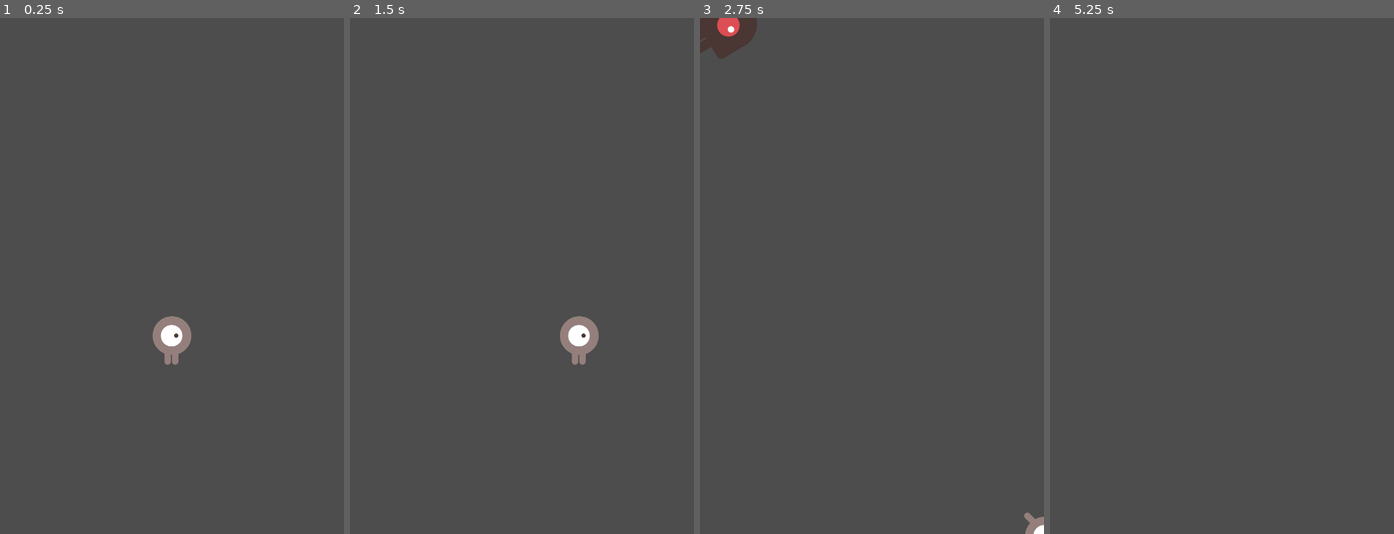
Above: before the commit, frames 1-4 (left to right).
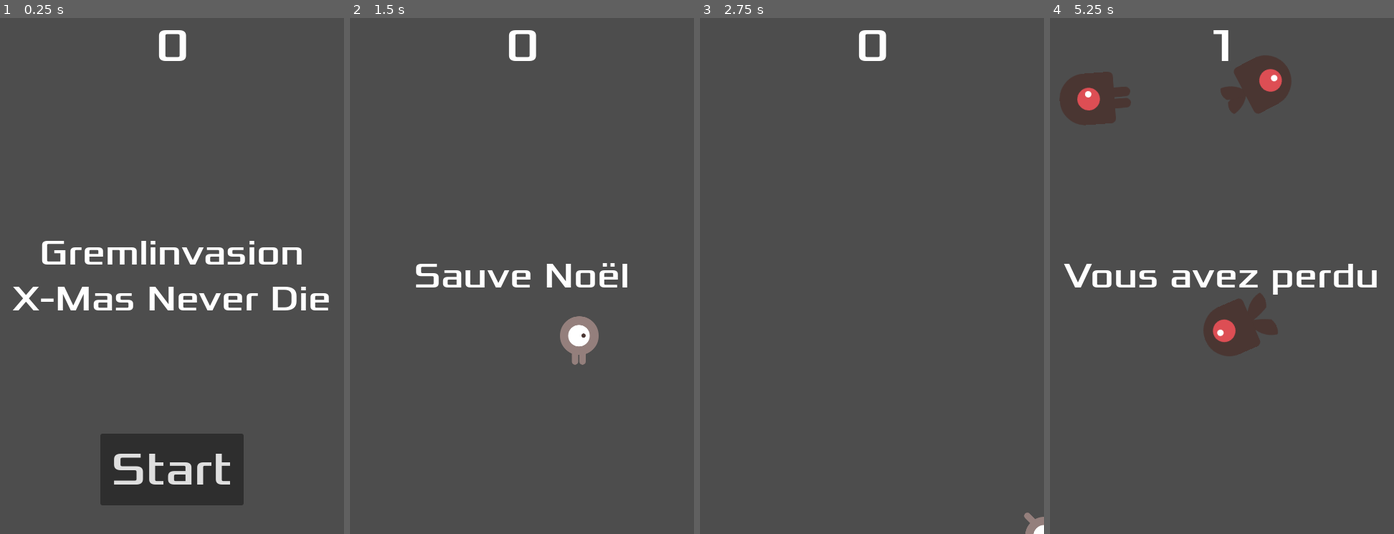
Above: after the commit, the same moments.

Repository: RogerBytes-Softworks/GodotLearning
Game: Godot game, scene res://main.tscn
Same seed, same stepped clock (60 frames per second), same inputs: the game is played once before the commit and once after it.
Inputs (mouse positions are in pixels of both pictures, inside the frame that each line leads up to):
- Up to frame 1 (0.25 s): no input
- Up to frame 2 (1.5 s): click (522, 472) at 0.5 s, where only the run after the commit has a clickable "Start"; tap Enter at 1.25 s; hold Right (move_right) from 1.28 s (still down)
- Up to frame 3 (2.75 s): release Right (move_right) at 2.03 s; hold Down (move_down) from 2.03 s (still down)
- Up to frame 4 (5.25 s): release Down (move_down) at 2.78 s; hold Right (move_right) 2.78-3.53 s; hold Up (move_up) 3.53-4.28 s; hold Left (move_left) from 4.28 s (still down)

The runs differ from the first frame. In frame 1, 9.8% of the frame differs, in the area x 3-96%, y 2-95%; in frame 2, 1.5%; in frame 3, 1.3%; in frame 4, 6.3%.

Commit message:
no comment

Diff:
--- /dev/null
+++ b/05-my-first-2D-game/HUD.gd
@@ -0,0 +1,38 @@
+extends CanvasLayer
+
+
+# Notifie "Main" que le bouton a été préssé
+signal start_game
+
+
+func show_message(text):
+	$Message.text = text
+	$Message.show()
+	$MessageTimer.start()
+
+
+#Cette fonction est appelée lorsque le joueur perd. Elle affiche "Vous avez perdu" pendant 2 secondes, puis retourne à l'écran d'accueil et, après une brève pause, affiche le bouton "Start".
+func show_game_over():
+	show_message("Vous avez perdu")
+	# le await permet d'attendre la fin du coutdown de messagetimer
+	await $MessageTimer.timeout
+
+	$Message.text = "Gremlinvasion
+X-Mas Never Die"
+	$Message.show()
+
+	# faire un timer unique and attendre sa fin
+	await get_tree().create_timer(1.0).timeout
+	$StartButton.show()
+
+func update_score(score):
+	$ScoreLabel.text = str(score)
+
+
+func _on_message_timer_timeout():
+	$Message.hide()
+
+
+func _on_start_button_pressed():
+	$StartButton.hide()
+	start_game.emit()
--- /dev/null
+++ b/05-my-first-2D-game/hud.tscn
@@ -0,0 +1,63 @@
+[gd_scene load_steps=3 format=3 uid="uid://ky304mtiktpk"]
+
+[ext_resource type="Script" path="res://HUD.gd" id="1_7aij4"]
+[ext_resource type="FontFile" uid="uid://bo5edq6vp60s7" path="res://fonts/Xolonium-Regular.ttf" id="2_acm6b"]
+
+[node name="HUD" type="CanvasLayer"]
+script = ExtResource("1_7aij4")
+
+[node name="ScoreLabel" type="Label" parent="."]
+anchors_preset = 5
+anchor_left = 0.5
+anchor_right = 0.5
+offset_left = -22.5
+offset_right = 22.5
+offset_bottom = 81.0
+grow_horizontal = 2
+theme_override_fonts/font = ExtResource("2_acm6b")
+theme_override_font_sizes/font_size = 64
+text = "0"
+horizontal_alignment = 1
+
+[node name="Message" type="Label" parent="."]
+anchors_preset = 8
+anchor_left = 0.5
+anchor_top = 0.5
+anchor_right = 0.5
+anchor_bottom = 0.5
+offset_left = -240.0
+offset_top = -81.0
+offset_right = 240.0
+offset_bottom = 81.0
+grow_horizontal = 2
+grow_vertical = 2
+theme_override_fonts/font = ExtResource("2_acm6b")
+theme_override_font_sizes/font_size = 50
+text = "Gremlinvasion
+X-Mas Never Die"
+horizontal_alignment = 1
+vertical_alignment = 1
+autowrap_mode = 2
+
+[node name="StartButton" type="Button" parent="."]
+anchors_preset = 7
+anchor_left = 0.5
+anchor_top = 1.0
+anchor_right = 0.5
+anchor_bottom = 1.0
+offset_left = -100.0
+offset_top = -140.0
+offset_right = 100.0
+offset_bottom = -40.0
+grow_horizontal = 2
+grow_vertical = 0
+theme_override_fonts/font = ExtResource("2_acm6b")
+theme_override_font_sizes/font_size = 64
+text = "Start"
+
+[node name="MessageTimer" type="Timer" parent="."]
+wait_time = 2.0
+one_shot = true
+
+[connection signal="pressed" from="StartButton" to="." method="_on_start_button_pressed"]
+[connection signal="timeout" from="MessageTimer" to="." method="_on_message_timer_timeout"]
--- a/05-my-first-2D-game/main.gd
+++ b/05-my-first-2D-game/main.gd
@@ -5,19 +5,33 @@
 
 
 func _ready():
-	new_game()
+	# j'enlève new_game() du ready(), car j'ai mon HUD qui s'en charge, sinon le jeu va se lancer seul
+	# new_game()
+	pass
 
 func game_over():
 	$ScoreTimer.stop()
 	$MobTimer.stop()
+
+	# J'appelle la fonction correspondante du HUD
+	$HUD.show_game_over()
 
 func new_game():
 	score = 0
 	$Player.start($StartPosition.position)
 	$StartTimer.start()
 
+	# actualiser le score
+	$HUD.update_score(score)
+
+	# afficher le message de démmarage "Sauve Noël"
+	$HUD.show_message("Sauve Noël")
+
 func _on_score_timer_timeout():
 	score += 1
+
+	# Je vais appeller la fonction correspondante du HUD, afin que l'affichage soit synchronisé avec le score en temps réél
+	$HUD.update_score(score)
 
 func _on_start_timer_timeout():
 	$MobTimer.start()
--- a/05-my-first-2D-game/main.tscn
+++ b/05-my-first-2D-game/main.tscn
@@ -1,8 +1,75 @@
-[gd_scene load_steps=5 format=3 uid="uid://dy4cdl5odxy47"]
+[gd_scene load_steps=6 format=3 uid="uid://dy4cdl5odxy47"]
 
-[ext_resource type="Script" path="res://main.gd" id="1_smooi"]
-[ext_resource type="PackedScene" uid="uid://ctae46hqlgyw1" path="res://mob.tscn" id="2_jb387"]
-[ext_resource type="PackedScene" uid="uid://demcalp36c6e6" path="res://player.tscn" id="3_nsfft"]
+[ext_resource type="PackedScene" uid="uid://ctae46hqlgyw1" path="res://mob.tscn" id="2_68yrd"]
+[ext_resource type="PackedScene" uid="uid://demcalp36c6e6" path="res://player.tscn" id="3_uebic"]
+[ext_resource type="PackedScene" uid="uid://ky304mtiktpk" path="res://hud.tscn" id="4_h7q05"]
+
+[sub_resource type="GDScript" id="GDScript_o8xyk"]
+script/source = "extends Node
+
+@export var mob_scene: PackedScene
+var score
+
+
+func _ready():
+	# j'enlève new_game() du ready(), car j'ai mon HUD qui s'en charge, sinon le jeu va se lancer seul
+	# new_game()
+	pass
+
+func game_over():
+	$ScoreTimer.stop()
+	$MobTimer.stop()
+
+	# J'appelle la fonction correspondante du HUD
+	$HUD.show_game_over()
+
+func new_game():
+	score = 0
+	$Player.start($StartPosition.position)
+	$StartTimer.start()
+
+	# actualiser le score
+	$HUD.update_score(score)
+
+	# afficher le message de démmarage \"Sauve Noël\"
+	$HUD.show_message(\"Sauve Noël\")
+
+func _on_score_timer_timeout():
+	score += 1
+
+	# Je vais appeller la fonction correspondante du HUD, afin que l'affichage soit synchronisé avec le score en temps réél
+	$HUD.update_score(score)
+
+func _on_start_timer_timeout():
+	$MobTimer.start()
+	$ScoreTimer.start()
+
+
+func _on_mob_timer_timeout():
+	# Je crée une nouvelle instance de la scène \"Mob' (mob.tscn)
+	var mob = mob_scene.instantiate()
+
+	# Je sélectionne une position aléatoire sur \"Path2D\" (renommé en \"MobPath\"
+	var mob_spawn_location = get_node(\"MobPath/MobSpawnLocation\")
+	mob_spawn_location.progress_ratio = randf()
+
+	# Régler la direction des mobs perpendiculaire à la direction du path
+	var direction = mob_spawn_location.rotation + PI / 2
+
+	# Régler la position du mob sur une position aléatoire
+	mob.position = mob_spawn_location.position
+
+	# Ajouter un peu d'aléatoire à la direction
+	direction += randf_range(-PI / 4, PI / 4)
+	mob.rotation = direction
+
+	# Choisir la vélocité (la vitesse) du mob
+	var velocity = Vector2(randf_range(150.0, 250.0), 0.0)
+	mob.linear_velocity = velocity.rotated(direction)
+
+	# Faire spawn le mob en l'ajoutant à la scène \"Main\"
+	add_child(mob)
+"
 
 [sub_resource type="Curve2D" id="Curve2D_0tdda"]
 _data = {
@@ -11,10 +78,10 @@
 point_count = 5
 
 [node name="Main" type="Node"]
-script = ExtResource("1_smooi")
-mob_scene = ExtResource("2_jb387")
+script = SubResource("GDScript_o8xyk")
+mob_scene = ExtResource("2_68yrd")
 
-[node name="Player" parent="." instance=ExtResource("3_nsfft")]
+[node name="Player" parent="." instance=ExtResource("3_uebic")]
 
 [node name="MobTimer" type="Timer" parent="."]
 wait_time = 0.5
@@ -33,7 +100,10 @@
 
 [node name="MobSpawnLocation" type="PathFollow2D" parent="MobPath"]
 
+[node name="HUD" parent="." instance=ExtResource("4_h7q05")]
+
 [connection signal="hit" from="Player" to="." method="game_over"]
 [connection signal="timeout" from="MobTimer" to="." method="_on_mob_timer_timeout"]
 [connection signal="timeout" from="ScoreTimer" to="." method="_on_score_timer_timeout"]
 [connection signal="timeout" from="StartTimer" to="." method="_on_start_timer_timeout"]
+[connection signal="start_game" from="HUD" to="." method="new_game"]
Not shown: 2 places in 05-my-first-2D-game/mob.tscn that only renumber resources
Not shown, changed: README.md
